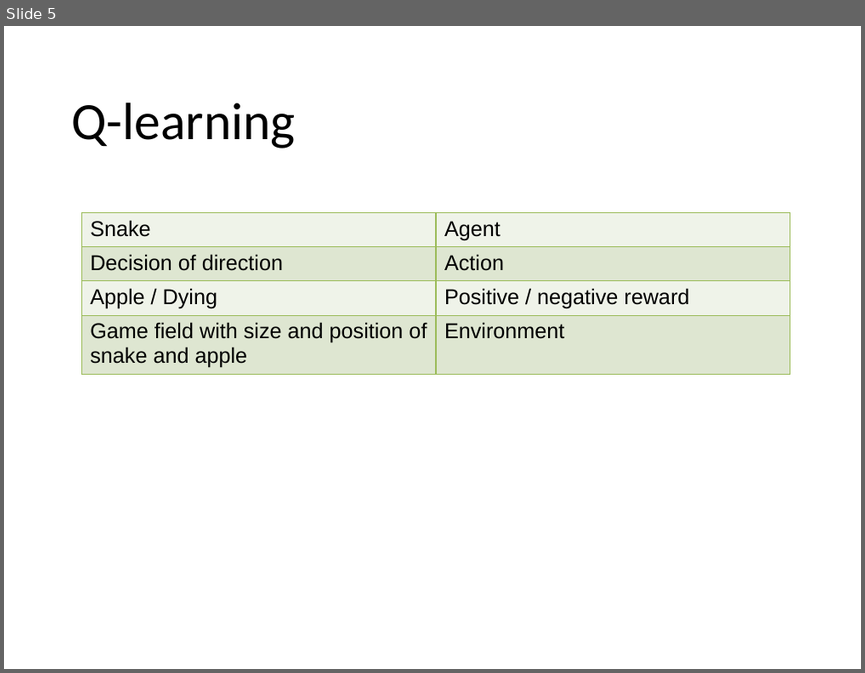
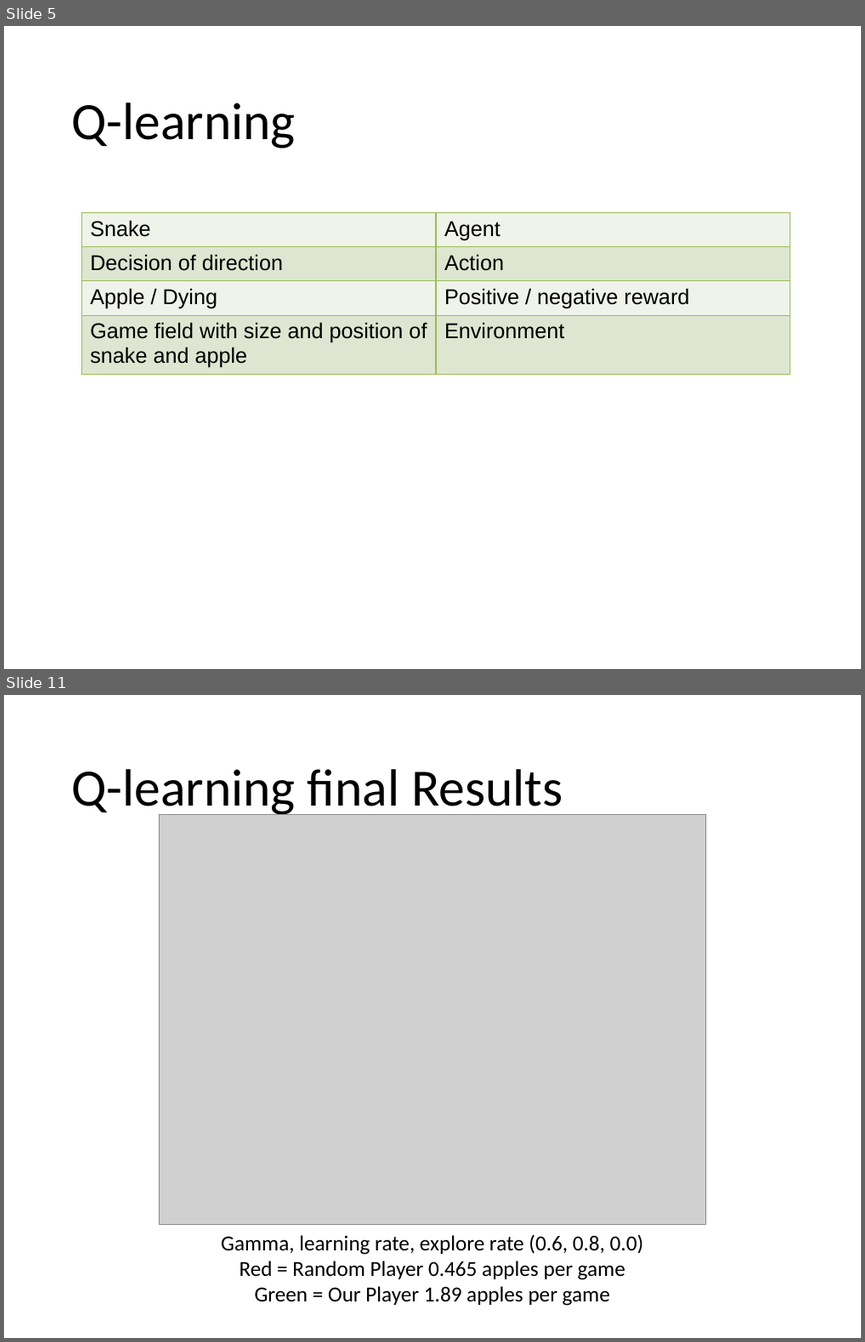
Before and after one commit to antonbulat/SnakeProject, a slide deck: Abgabe_09/Snake_overview.pptx. Shown one above the other, each under a label of ours: slide 5 before the commit, slides 5 and 11 after it; the slides between them are not shown. The pictures are 865x673 and 865x1342 pixels, drawn with LibreOffice and Linux fonts; fonts in the diff are those of the drawing; grey boxes stand for pictures. Boxes give left, top, right and bottom in pixels: in the first picture for what was removed or moved away, otherwise in the second. Text is boxed around its words. In the diff, an @@ line names an element or a change of style, - is before the commit and + after.

```diff
--- a/Abgabe_09/Snake_overview.pptx
+++ b/Abgabe_09/Snake_overview.pptx
@@ slide 11 added at bbox=[4, 695, 861, 1338], background #FFFFFF @@
@@ text added at bbox=[71, 769, 562, 818], 44 pt, text #000000 @@
+Q-learning final Results
@@ picture added at bbox=[159, 815, 706, 1225] @@
@@ text added at bbox=[221, 1234, 643, 1305], 18 pt, text #000000 @@
+Gamma, learning rate, explore rate (0.6, 0.8, 0.0)
+Red = Random Player 0.465 apples per game
+Green = Our Player 1.89 apples per game
```
Also in this commit, not shown: 1 slide changed, 4 other slides added.
